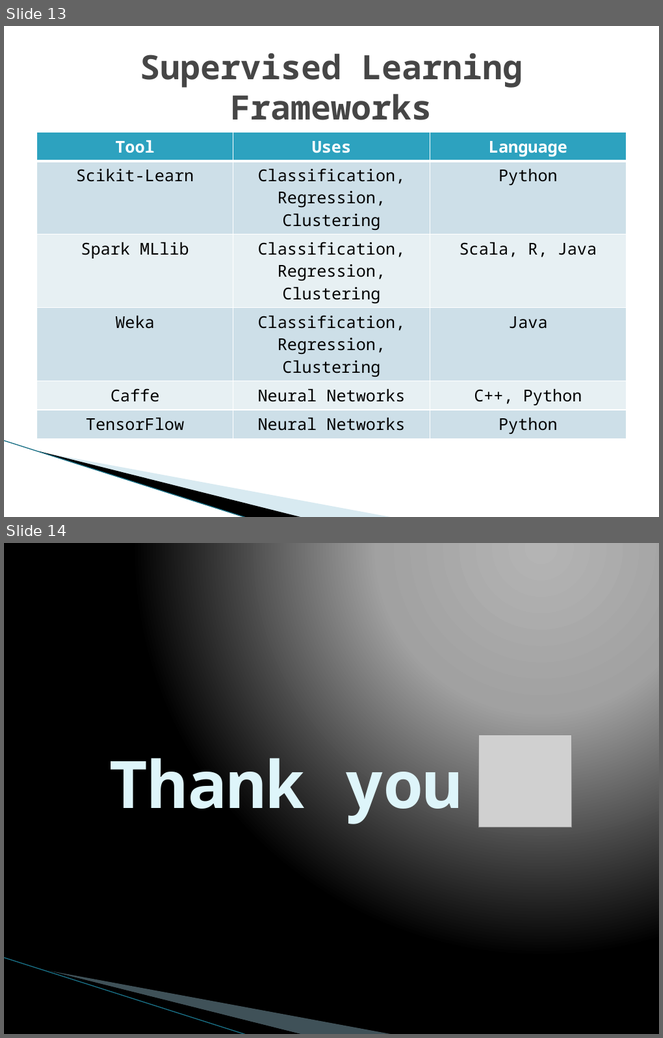
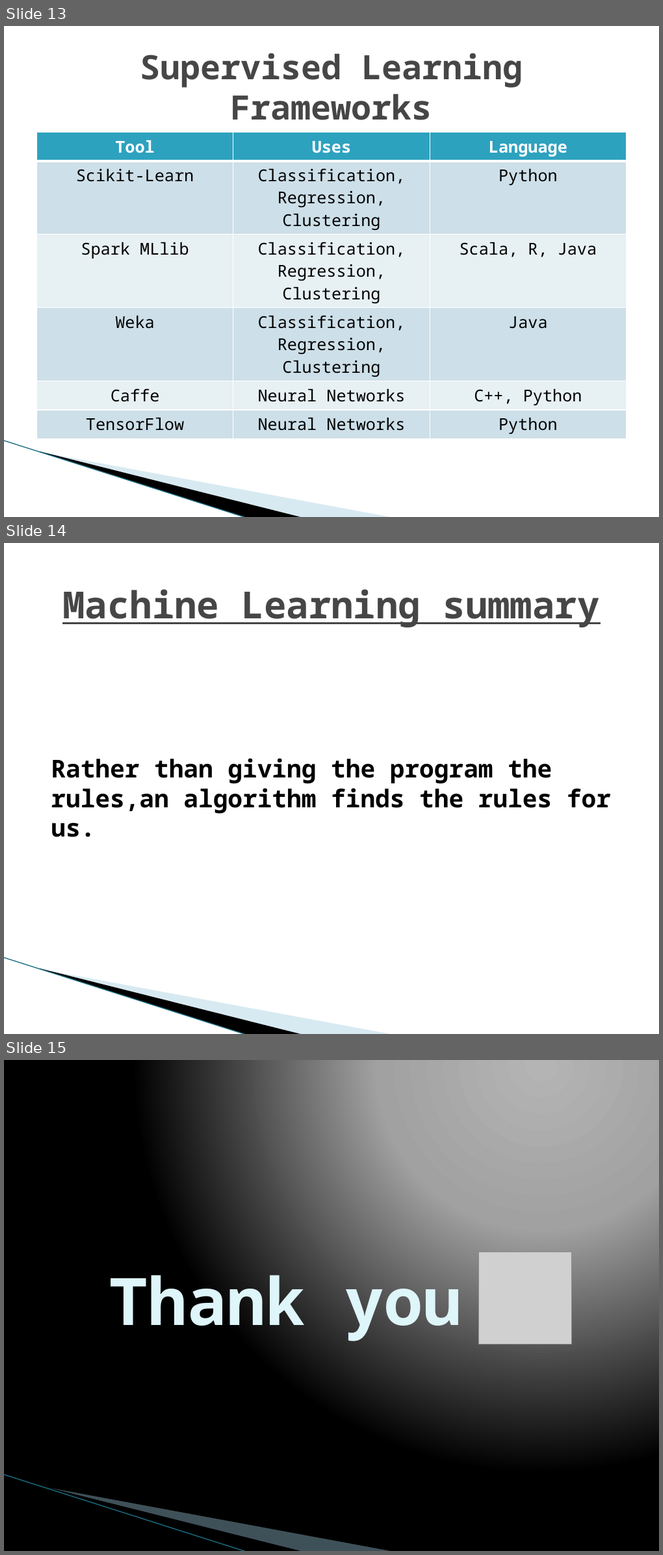
Before and after one commit to rimonyousuf/Machine-Learning, a slide deck: Introduction to Machine Learning.pptx. Shown one above the other, each under a label of ours: slides 13 and 14 before the commit, slides 13, 14 and 15 after it. The pictures are 663x1038 and 663x1555 pixels, drawn with LibreOffice and Linux fonts; fonts in the diff are those of the drawing; grey boxes stand for pictures; background and template pictures are left out. Boxes give left, top, right and bottom in pixels: in the first picture for what was removed or moved away, otherwise in the second. Text is boxed around its words. In the diff, an @@ line names an element or a change of style, - is before the commit and + after.

Commit message:
added

```diff
--- a/Introduction to Machine Learning.pptx
+++ b/Introduction to Machine Learning.pptx
@@ slide 14 added at <box>4,543,659,1034</box>, background #FFFFFF; not listed: 3 template elements that a slide beside it also shows @@
@@ title added at <box>62,589,600,627</box>, 41 pt, text #464646, bold, underline @@
+Machine Learning summary
@@ text added at <box>51,758,611,837</box>, 27 pt, text #000000, bold @@
+Rather than giving the program the rules,an algorithm finds the rules for us.
@@ what was slide 14 is now slide 15 @@
```
Also in this commit, not shown: 1 other slide added, 1 slide removed.
